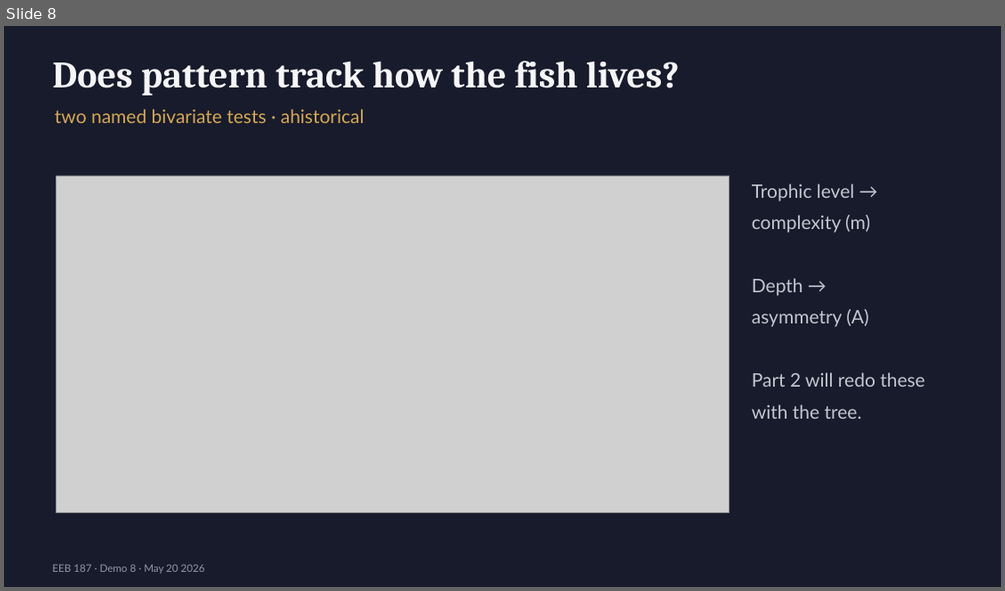
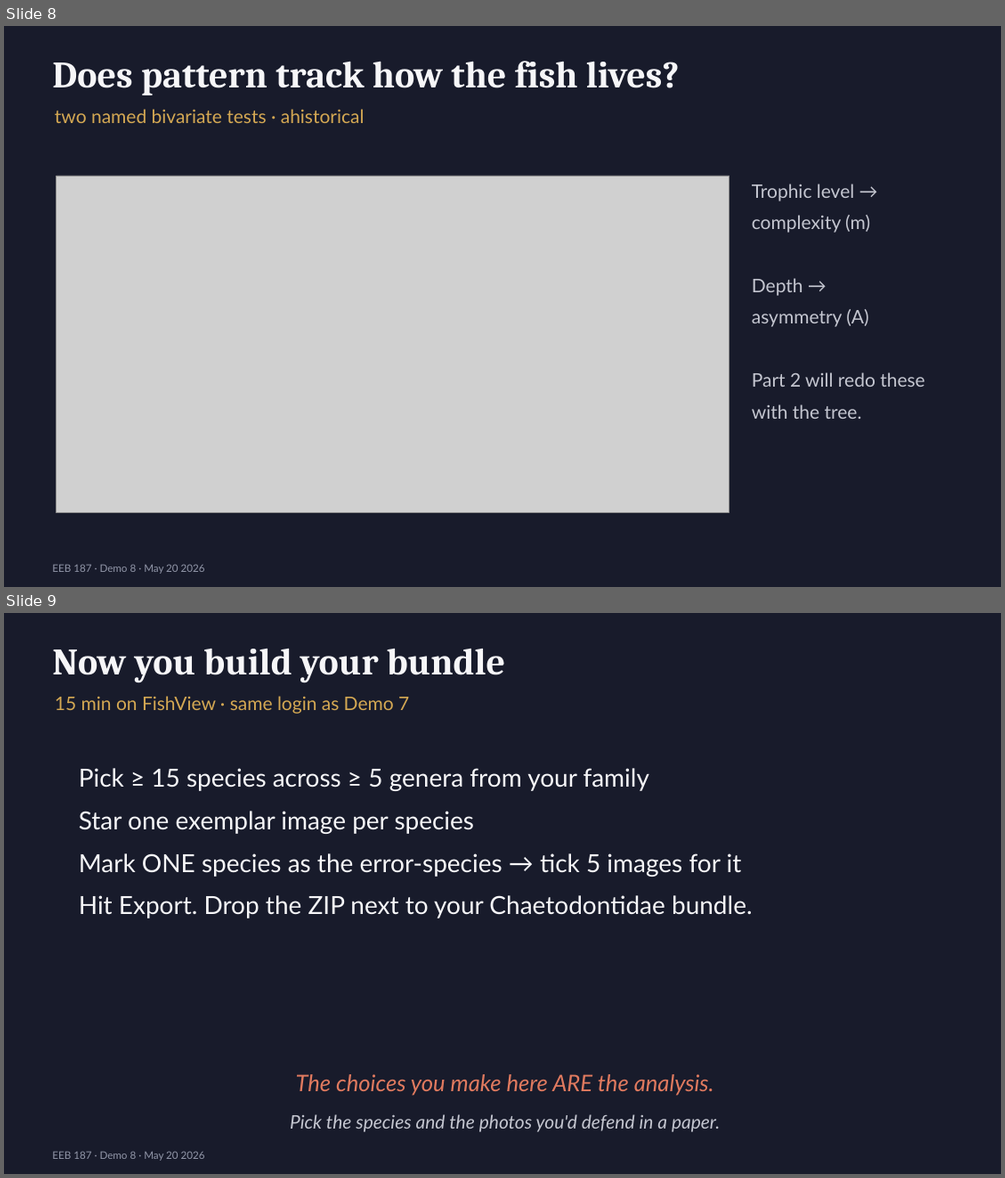
Before and after one commit to michaelalfaro/eeb187-demos, a slide deck: demo8/slides/demo8-intro-slides.pptx. Shown one above the other, each under a label of ours: slide 8 before the commit, slides 8 and 9 after it. The pictures are 1005x591 and 1005x1178 pixels, drawn with LibreOffice and Linux fonts; fonts in the diff are those of the drawing; grey boxes stand for pictures. Boxes give left, top, right and bottom in pixels: in the first picture for what was removed or moved away, otherwise in the second. Text is boxed around its words. In the diff, an @@ line names an element or a change of style, - is before the commit and + after.

```diff
--- a/demo8/slides/demo8-intro-slides.pptx
+++ b/demo8/slides/demo8-intro-slides.pptx
@@ slide 9 added at (x1=4, y1=613, x2=1001, y2=1174), background #FFFFFF @@
@@ rectangle added at (x1=4, y1=613, x2=1001, y2=1174), fill #181B2B @@
@@ text added at (x1=52, y1=649, x2=505, y2=683), 36 pt, text #F6F6F8, bold @@
+Now you build your bundle
@@ text added at (x1=55, y1=696, x2=409, y2=714), 18 pt, text #D4A853 @@
+15 min on FishView · same login as Demo 7
@@ text added at (x1=79, y1=768, x2=752, y2=918), 24 pt, text #F6F6F8 @@
+Pick ≥ 15 species across ≥ 5 genera from your family
+Star one exemplar image per species
+Mark ONE species as the error-species → tick 5 images for it
+Hit Export. Drop the ZIP next to your Chaetodontidae bundle.
@@ text added at (x1=296, y1=1074, x2=714, y2=1095), 22 pt, text #E07A5F, italic @@
+The choices you make here ARE the analysis.
@@ text added at (x1=290, y1=1114, x2=720, y2=1132), 18 pt, text #C4C6D0, italic @@
+Pick the species and the photos you'd defend in a paper.
@@ text added at (x1=52, y1=1151, x2=205, y2=1160), 10 pt, text #9196A8 @@
+EEB 187 · Demo 8 · May 20 2026
```
Also in this commit, not shown: 2 slides changed, 44 other files.
